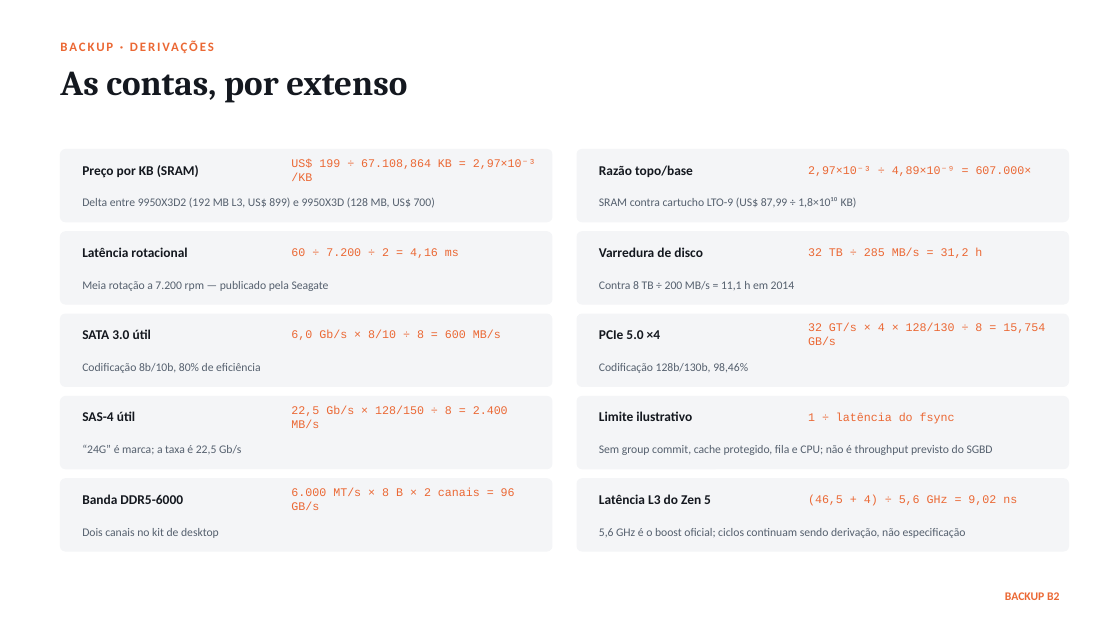
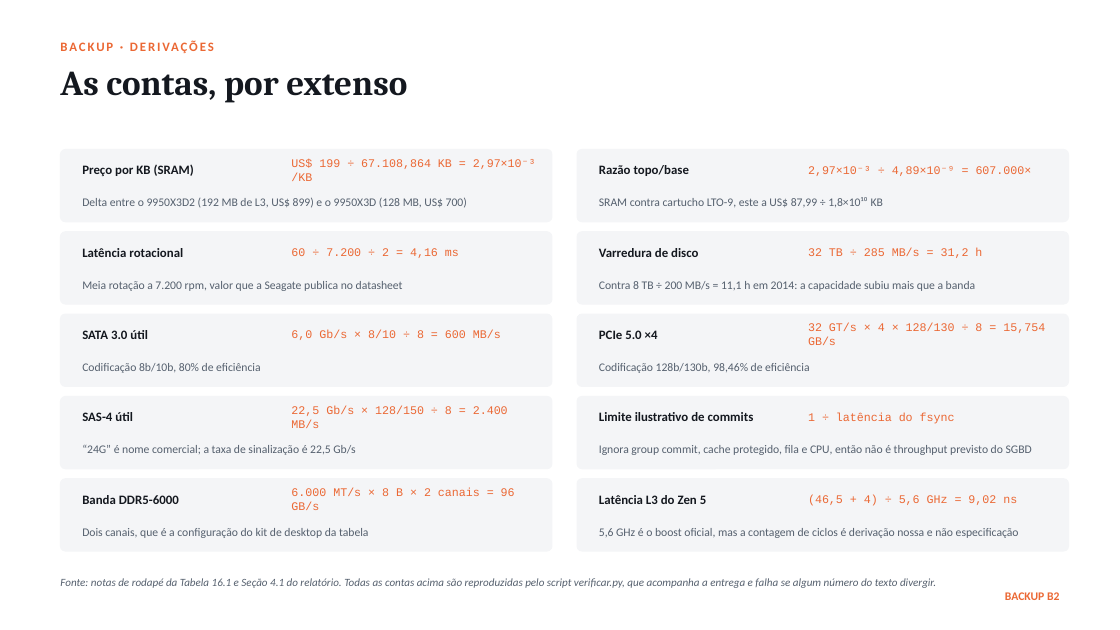
Before and after one commit to guilherme-hu/Trabalho-CBD, a slide deck: slide 25 of Storage e Interfaces/Slides_Armazenamento_SBD.pptx. Drawn at 1120x630 pixels with LibreOffice and Linux fonts; fonts in the diff are those of the drawing. Boxes give left, top, right and bottom in pixels: in the first picture for what was removed or moved away, otherwise in the second. Text is boxed around its words. In the diff, an @@ line names an element or a change of style, - is before the commit and + after.

```diff
--- a/Storage e Interfaces/Slides_Armazenamento_SBD.pptx
+++ b/Storage e Interfaces/Slides_Armazenamento_SBD.pptx
@@ text at (x1=82, y1=197, x2=467, y2=208): text changed @@
-Delta entre 9950X3D2 (192 MB L3, US$ 899) e 9950X3D (128 MB, US$ 700)
+Delta entre o 9950X3D2 (192 MB de L3, US$ 899) e o 9950X3D (128 MB, US$ 700)
@@ text at (x1=599, y1=197, x2=883, y2=207): text changed @@
-SRAM contra cartucho LTO-9 (US$ 87,99 ÷ 1,8×10¹⁰ KB)
+SRAM contra cartucho LTO-9, este a US$ 87,99 ÷ 1,8×10¹⁰ KB
@@ text at (x1=82, y1=281, x2=403, y2=291): text changed @@
-Meia rotação a 7.200 rpm — publicado pela Seagate
+Meia rotação a 7.200 rpm, valor que a Seagate publica no datasheet
@@ text at (x1=599, y1=281, x2=975, y2=291): text changed @@
-Contra 8 TB ÷ 200 MB/s = 11,1 h em 2014
+Contra 8 TB ÷ 200 MB/s = 11,1 h em 2014: a capacidade subiu mais que a banda
@@ text at (x1=599, y1=363, x2=809, y2=373): text changed @@
-Codificação 128b/130b, 98,46%
+Codificação 128b/130b, 98,46% de eficiência
@@ text at (x1=599, y1=412, x2=754, y2=421): text changed; size 11.5 to 11 pt @@
-Limite ilustrativo
+Limite ilustrativo de commits
@@ text at (x1=82, y1=445, x2=355, y2=455): text changed @@
-“24G” é marca; a taxa é 22,5 Gb/s
+“24G” é nome comercial; a taxa de sinalização é 22,5 Gb/s
@@ text at (x1=599, y1=445, x2=1032, y2=455): text changed @@
-Sem group commit, cache protegido, fila e CPU; não é throughput previsto do SGBD
+Ignora group commit, cache protegido, fila e CPU, então não é throughput previsto do SGBD
@@ size 11.5 to 11 pt in 9 elements at (x1=82, y1=164, x2=194, y2=176), (x1=599, y1=165, x2=689, y2=176), (x1=82, y1=248, x2=183, y2=257), (x1=599, y1=248, x2=698, y2=257), (x1=82, y1=330, x2=148, y2=339), (x1=599, y1=330, x2=658, y2=339), (x1=82, y1=412, x2=133, y2=421), (x1=82, y1=495, x2=179, y2=504), (x1=599, y1=495, x2=706, y2=504) @@
@@ text at (x1=82, y1=528, x2=368, y2=538): text changed @@
-Dois canais no kit de desktop
+Dois canais, que é a configuração do kit de desktop da tabela
@@ text at (x1=599, y1=528, x2=1019, y2=538): text changed @@
-5,6 GHz é o boost oficial; ciclos continuam sendo derivação, não especificação
+5,6 GHz é o boost oficial, mas a contagem de ciclos é derivação nossa e não especificação
@@ text added at (x1=60, y1=578, x2=936, y2=588), 9.5 pt, text #55606E, italic @@
+Fonte: notas de rodapé da Tabela 16.1 e Seção 4.1 do relatório. Todas as contas acima são reproduzidas pelo script verificar.py, que acompanha a entrega e falha se algum número do texto divergir.
```
Also in this commit, not shown: 7 other slides changed, 1 other file.
